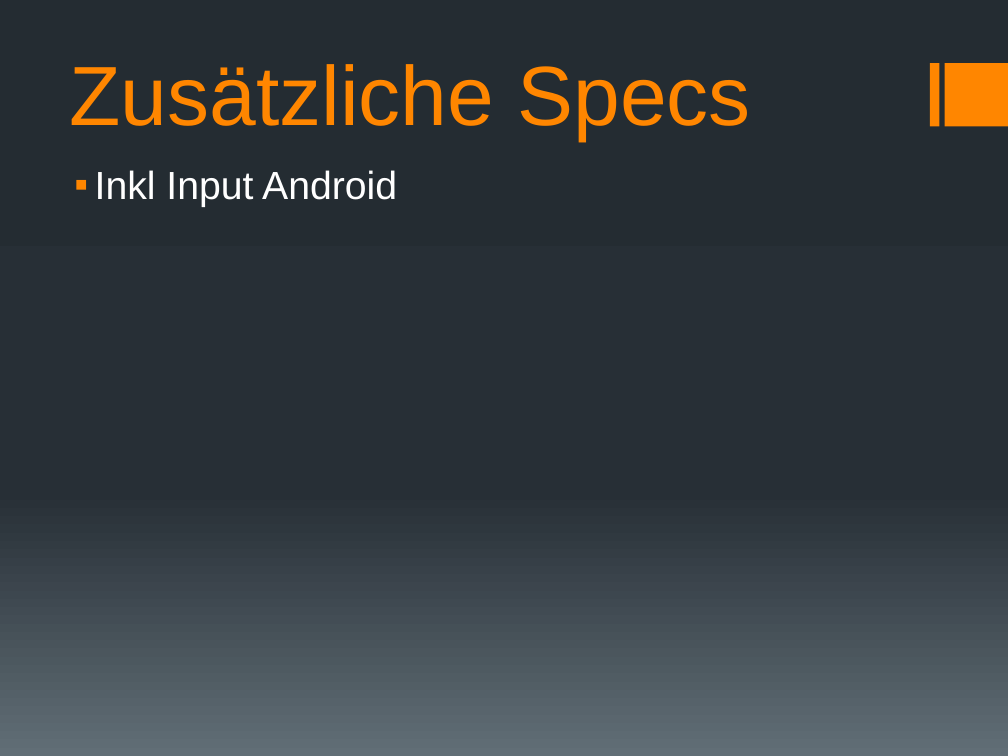
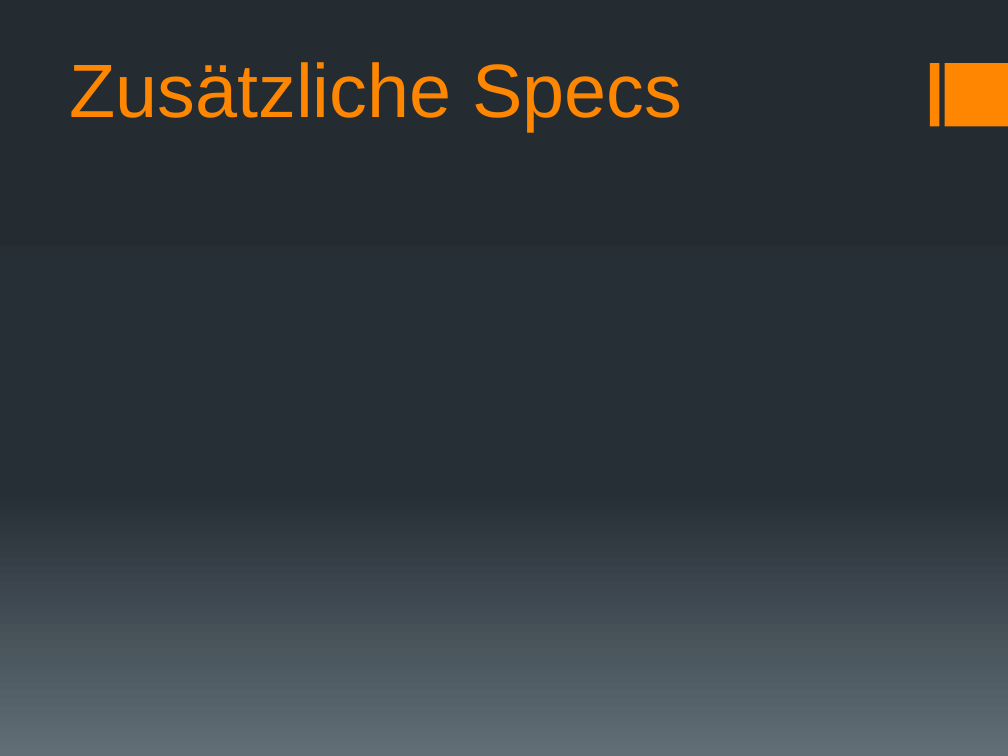
Before and after one commit to docker-apps/Docker, a slide deck: slide 8 of Documents/Analyse/Analyse_Präsentation_v1.pptx (slide 5 before the commit). Drawn at 1008x756 pixels with LibreOffice and Linux fonts; fonts in the diff are those of the drawing. Boxes give left, top, right and bottom in pixels: in the first picture for what was removed or moved away, otherwise in the second. Text is boxed around its words. In the diff, an @@ line names an element or a change of style, - is before the commit and + after.

```diff
--- a/Documents/Analyse/Analyse_Präsentation_v1.pptx
+++ b/Documents/Analyse/Analyse_Präsentation_v1.pptx
@@ title "Zusätzliche Specs" at (69,62,683,131): size 60 to 54 pt @@
@@ text removed at (95,170,397,207) @@
-▪ Inkl Input Android
```
Also in this commit, not shown: 1 other slide changed, 6 slides added, 2 slides removed.
